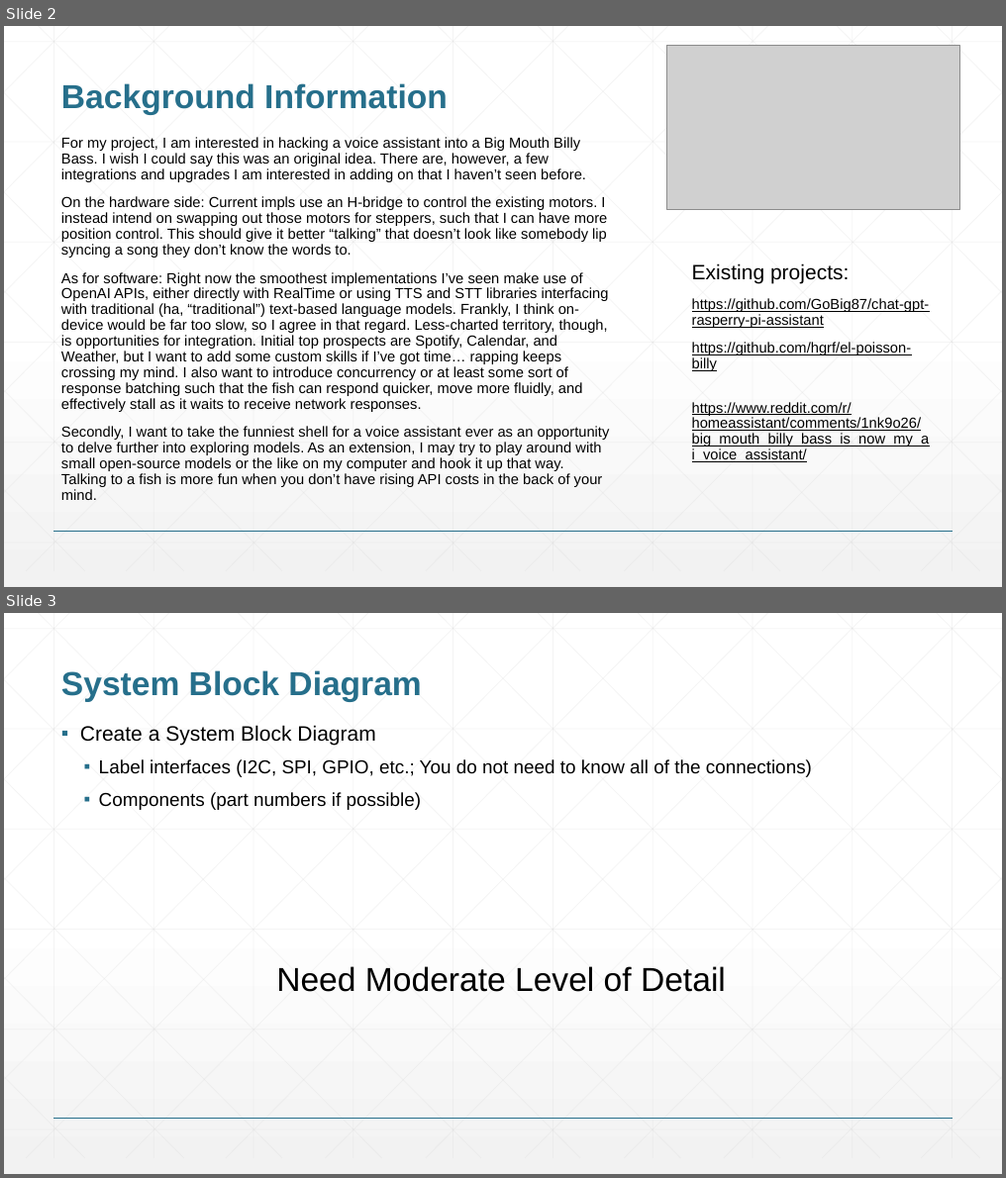
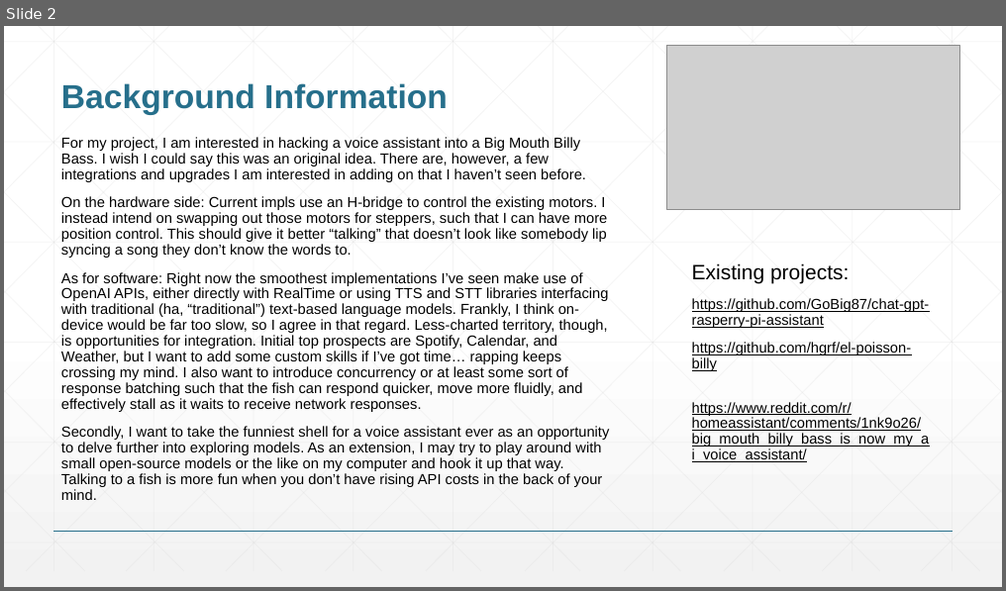
Before and after one commit to jwlieb/EDES301, a slide deck: project_01/docs/lieb_EDES301_project_01_proposal.pptx. Shown one above the other, each under a label of ours: slides 2 and 3 before the commit, slide 2 after it. The pictures are 1006x1178 and 1006x591 pixels, drawn with LibreOffice and Linux fonts; fonts in the diff are those of the drawing; grey boxes stand for pictures. Boxes give left, top, right and bottom in pixels: in the first picture for what was removed or moved away, otherwise in the second. Text is boxed around its words. In the diff, an @@ line names an element or a change of style, - is before the commit and + after.

```diff
--- a/project_01/docs/lieb_EDES301_project_01_proposal.pptx
+++ b/project_01/docs/lieb_EDES301_project_01_proposal.pptx
@@ slide 3 removed at [4,613,1002,1174], background gradient #FFFFFF to #F2F2F2; not listed: 47 template elements that a slide beside it also shows @@
@@ title removed at [61,670,421,702] @@
-System Block Diagram
@@ text removed at [80,725,812,810] @@
-▪ Create a System Block Diagram
-  ▪ Label interfaces (I2C, SPI, GPIO, etc.; You do not need to know all of the connections)
-  ▪ Components (part numbers if possible)
@@ text removed at [276,966,726,992] @@
-Need Moderate Level of Detail
```
Also in this commit, not shown: 1 slide changed, 2 slides added, 2 other slides removed.
